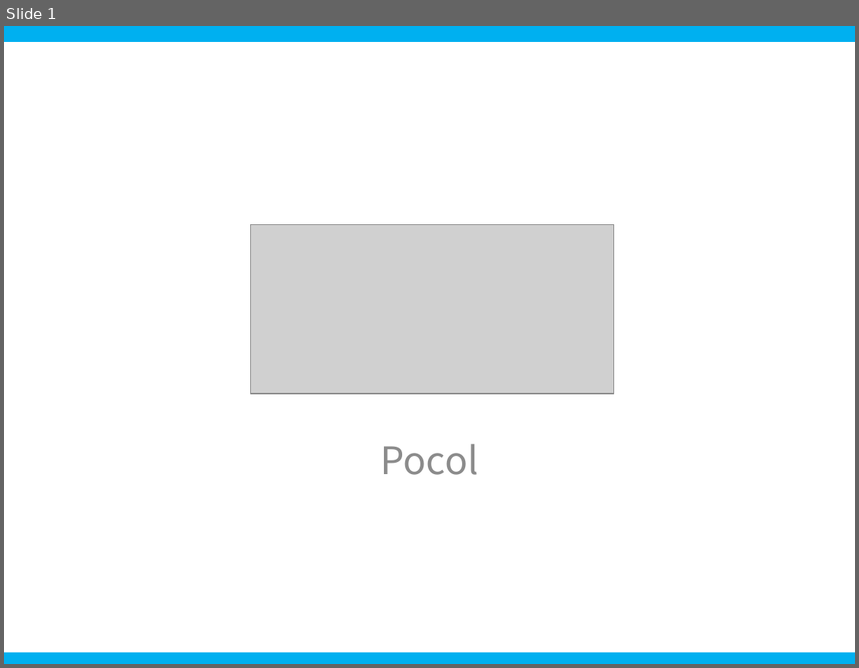
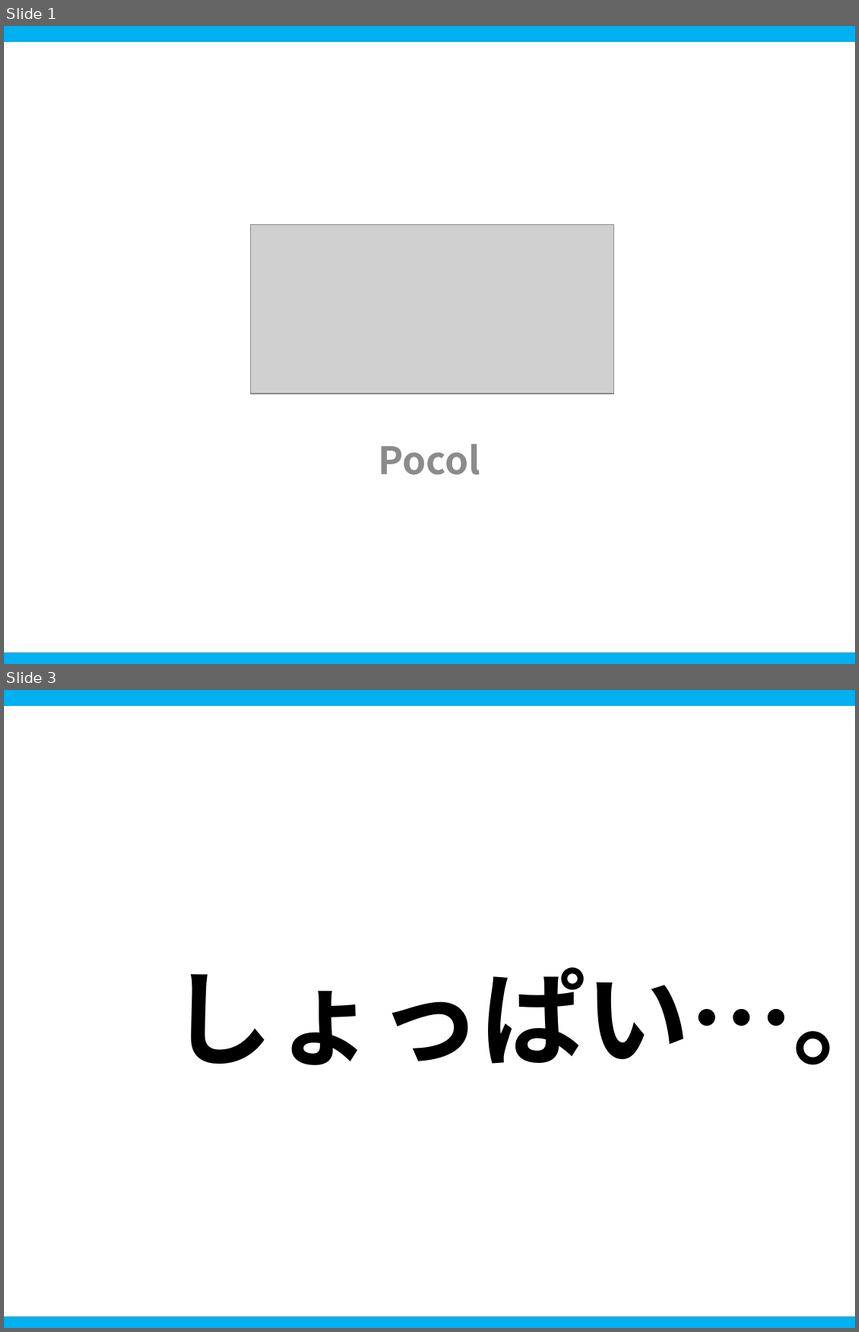
Before and after one commit to ProjectAsura/Salty, a slide deck: etc/salty.pptx. Shown one above the other, each under a label of ours: slide 1 before the commit, slides 1 and 3 after it; the slides between them are not shown. The pictures are 859x668 and 859x1332 pixels, drawn with LibreOffice and Linux fonts; fonts in the diff are those of the drawing; grey boxes stand for pictures; background and template pictures are left out. Boxes give left, top, right and bottom in pixels: in the first picture for what was removed or moved away, otherwise in the second. Text is boxed around its words. In the diff, an @@ line names an element or a change of style, - is before the commit and + after.

```diff
--- a/etc/salty.pptx
+++ b/etc/salty.pptx
@@ slide 3 added at [4, 690, 855, 1328], background #FFFFFF; not listed: 2 template elements that a slide beside it also shows @@
@@ text added at [170, 967, 855, 1065], 88 pt, text #000000, bold @@
+しょっぱい…。
@@ slide 1 changed as well @@
@@ subtitle "Pocol" at [379, 444, 481, 475]: bold on @@
```
Also in this commit, not shown: 20 other slides added, 8 other files.
